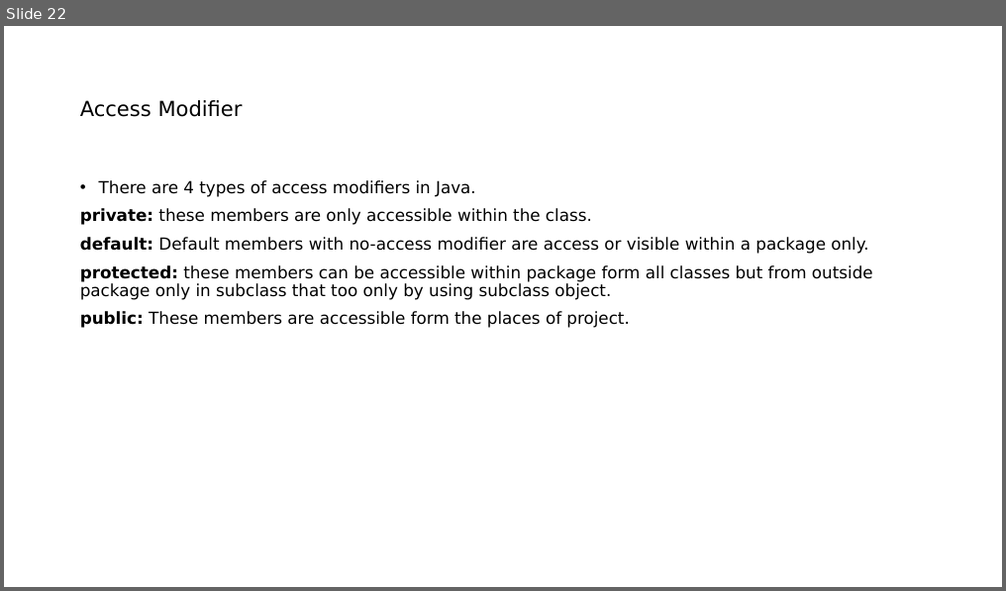
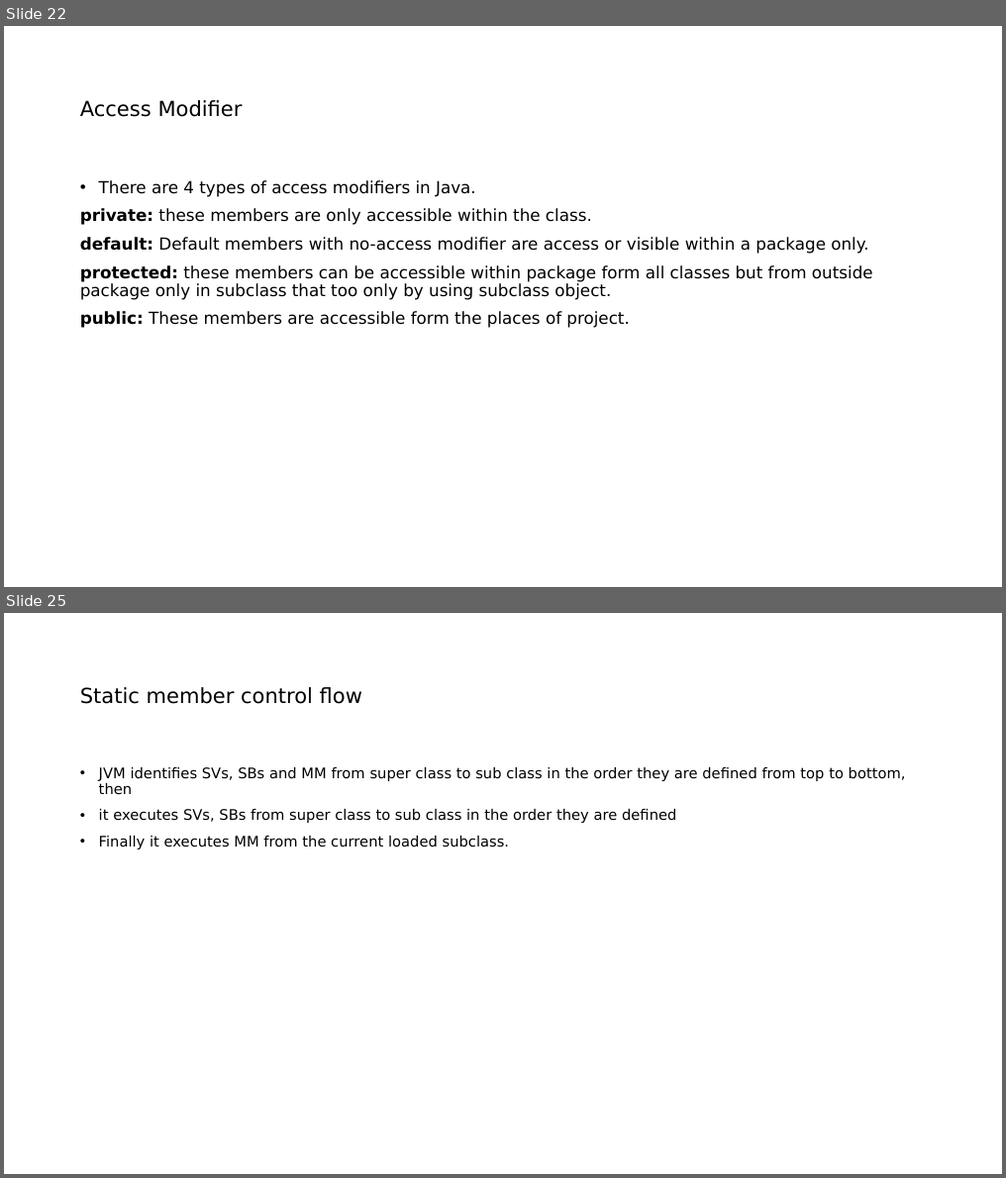
Before and after one commit to indrajeetydv/FSWDT, a slide deck: CoreJavaNotes.pptx. Shown one above the other, each under a label of ours: slide 22 before the commit, slides 22 and 25 after it; the slides between them are not shown. The pictures are 1006x591 and 1006x1178 pixels, drawn with LibreOffice and Linux fonts; fonts in the diff are those of the drawing. Boxes give left, top, right and bottom in pixels: in the first picture for what was removed or moved away, otherwise in the second. Text is boxed around its words. In the diff, an @@ line names an element or a change of style, - is before the commit and + after.

Commit message:
non-static members and their execution

```diff
--- a/CoreJavaNotes.pptx
+++ b/CoreJavaNotes.pptx
@@ slide 25 added at [4, 613, 1002, 1174], background #FFFFFF @@
@@ title added at [80, 687, 362, 704], 20 pt, text #000000 @@
+Static member control flow
@@ text added at [99, 766, 906, 850], 14 pt, text #000000 @@
+• JVM identifies SVs, SBs and MM from super class to sub class in the order they are defined from top to bottom, then
+• it executes SVs, SBs from super class to sub class in the order they are defined
+• Finally it executes MM from the current loaded subclass.
```
Also in this commit, not shown: 3 other slides added, 1 other file.
